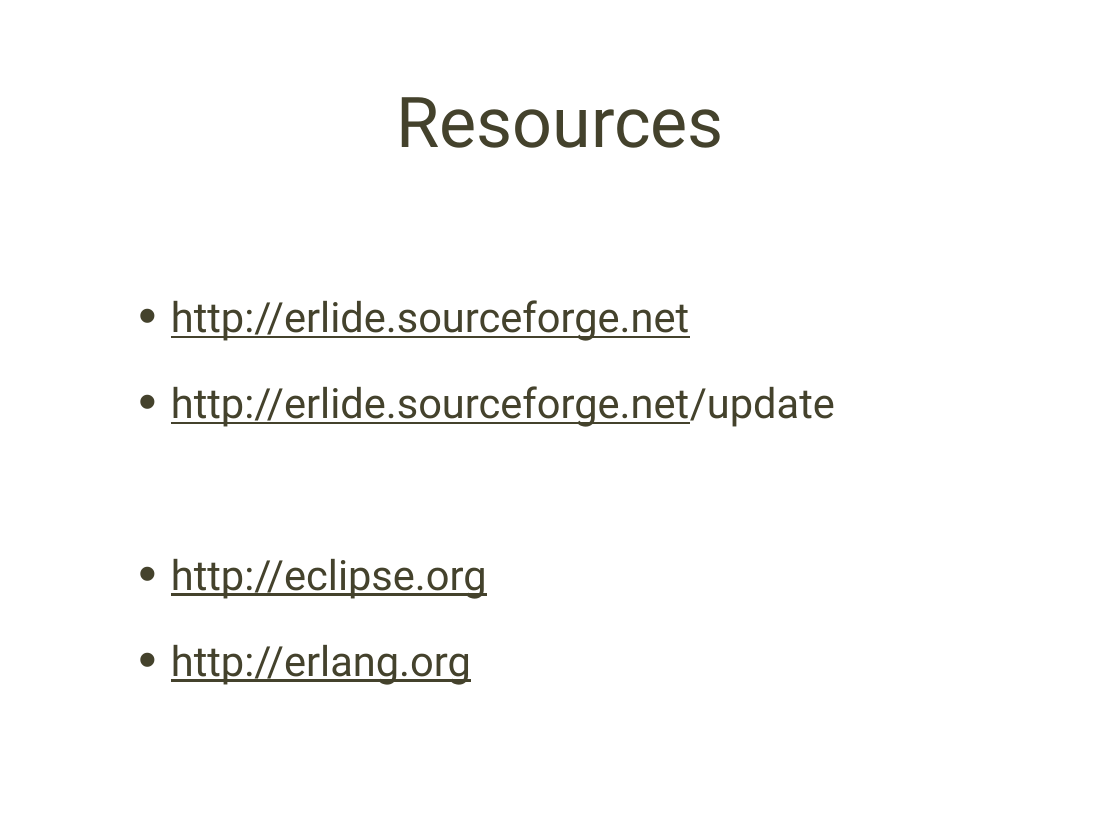
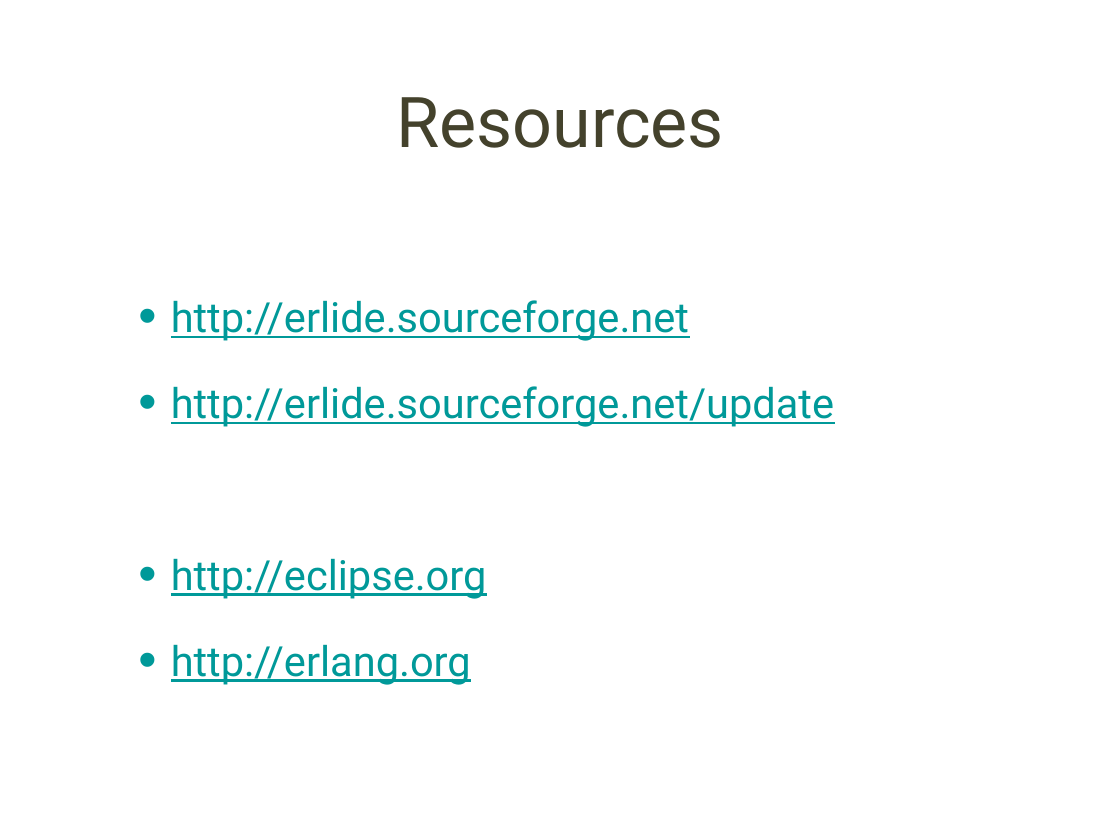
Before and after one commit to erlang/erlide_eclipse, a slide deck: slide 22 of org.erlide.docs/Erlide 2008.ppt (slide 21 before the commit). Drawn at 1120x840 pixels with LibreOffice and Linux fonts; fonts in the diff are those of the drawing; background and template pictures are left out. Boxes give left, top, right and bottom in pixels: in the first picture for what was removed or moved away, otherwise in the second. Text is boxed around its words. In the diff, an @@ line names an element or a change of style, - is before the commit and + after.

```diff
--- a/org.erlide.docs/Erlide 2008.ppt
+++ b/org.erlide.docs/Erlide 2008.ppt
@@ text "http://erlide.sourceforge.net" at (171, 300, 834, 685): text colour #44422C to #009999; underline on in "http://erlide.sourceforge.net/update"; indent changed; bullet colour #44422C to #009999 @@
```
Also in this commit, not shown: 8 other slides changed, 1 slide added, 25 other files.
